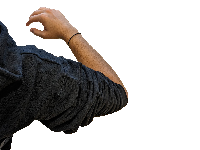
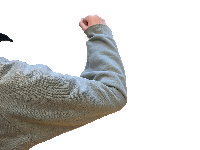
Layered file, before and after one edit (200×150). Changes by layer:
added layer "Vi" above "Madhav" over (0, 14, 127, 150)
hid "Madhav" over (0, 7, 128, 150)
